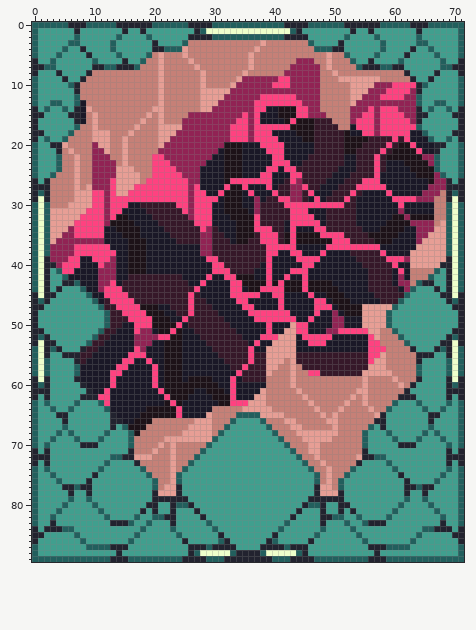
One commit to this sprite sheet: data/images/cards/reptis.png. Above is the file before it was changed.
The file is 72x90 pixels.
Once edited:
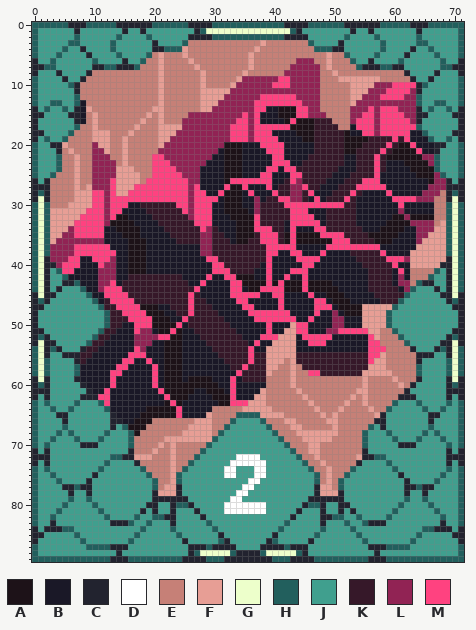
Palette (. is transparent): A #1d1218  B #1a1827  C #22232f  D #ffffff  E #c68077  F #e79e95  G #edffcb  H #225f5d  J #409f8e  K #361829  L #912354  M #ff4280
Change:
The edit turns colour J into colour D in row 72 at x 34 to 37; in row 73 at x 33 to 38; in rows 74 to 75 at x 32 to 33 and 37 to 38; in row 76 at x 36 to 37; in row 77 at x 35 to 36; in row 78 at x 34 to 35.
The edit turns colour J into colour D in row 79 at x 33 to 34; in rows 80 to 81 at x 32 to 38.
Changed places in both pictures, as pixel boxes (x1, y1, x2, y2):
changed: (224, 454, 266, 514)
